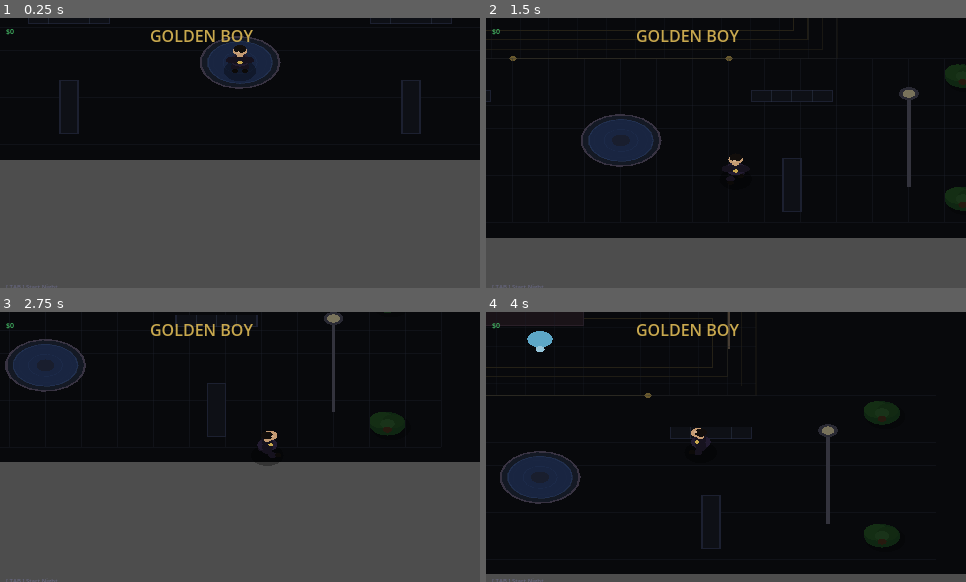
Above: before the commit, frames 1-4 (two rows, left to right).
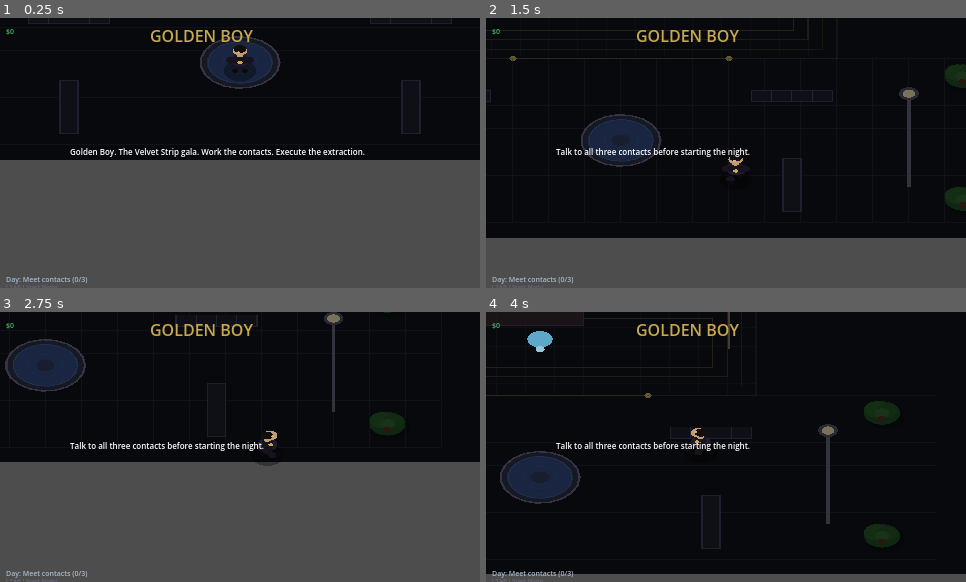
Above: after the commit, the same moments.

Repository: TheJohnCipher/golden_boy_3d_orthographic_closecam
Game: Godot game, scene res://scenes/main.tscn
The game is run twice, just before and just after one commit, with the same random seed, the same clock (stepped at 60 frames per second) and the same inputs.
Inputs:
- Up to frame 1 (0.25 s): no input
- Up to frame 2 (1.5 s): hold D (move_right) 0.53-1.28 s; hold E (interact) 0.53-1.28 s; hold S (move_back) from 1.28 s (still down); tap Tab (phase_switch) at 1.35 s
- Up to frame 3 (2.75 s): release S (move_back) at 2.03 s; hold D (move_right) from 2.03 s (still down); hold E (interact) from 2.03 s (still down)
- Up to frame 4 (4 s): release D (move_right) at 2.78 s; release E (interact) at 2.78 s; hold W (move_forward) 2.78-3.53 s; tap Tab (phase_switch) at 2.85 s; hold A (move_left) from 3.53 s (still down); hold E (interact) from 3.53 s (still down)

The runs differ from the first frame. In frame 1, 1.0% of the frame differs, in the area x 1-77%, y 48-99%; in frame 2, 0.7%; in frame 3, 0.7%; in frame 4, 0.7%.

Commit message:
Fix world_2d.gd syntax, NPC typed arrays, and map rendering logic

Diff:
--- a/scripts/world_2d.gd
+++ b/scripts/world_2d.gd
@@ -491,6 +491,7 @@
 func _show_message(txt: String) -> void:
 	message_text = txt
 	message_timer = 4.0
+	_update_hud_elements()
 
 func _apply_phase_visibility() -> void:
 	for npc in contact_npcs: npc.visible = (mission.phase == "day")
